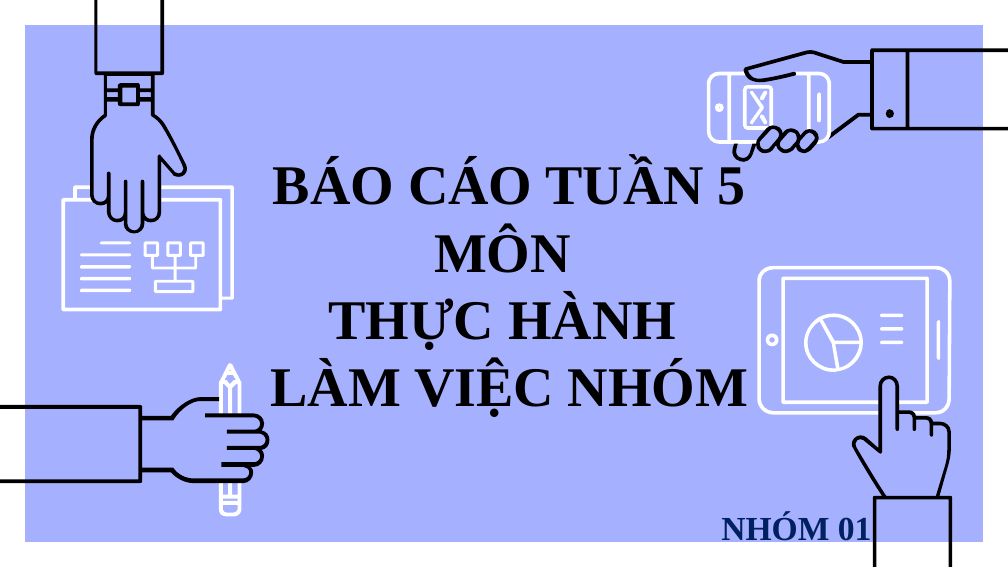
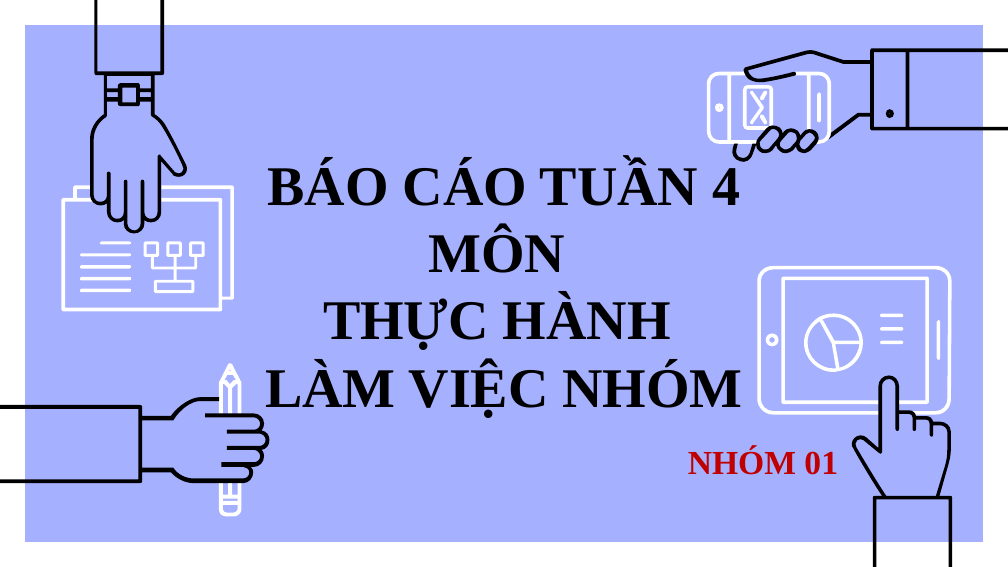
Before and after one commit to thuypt102/Practice-teamwork-01, a slide deck: slide 1 of Quản lý bãi đỗ xe.pptx. Drawn at 1008x567 pixels with LibreOffice and Linux fonts; fonts in the diff are those of the drawing. Boxes give left, top, right and bottom in pixels: in the first picture for what was removed or moved away, otherwise in the second. Text is boxed around its words. In the diff, an @@ line names an element or a change of style, - is before the commit and + after.

```diff
--- a/Quản lý bãi đỗ xe.pptx
+++ b/Quản lý bãi đỗ xe.pptx
@@ title at <box>265,162,838,475</box>: text changed @@
-BÁO CÁO TUẦN 5
-MÔN
-THỰC HÀNH
-LÀM VIỆC NHÓM
-NHÓM 01
+BÁO CÁO TUẦN 4
+MÔN
+THỰC HÀNH
+LÀM VIỆC NHÓM
+NHÓM 01
```
Also in this commit, not shown: 1 other slide changed.
